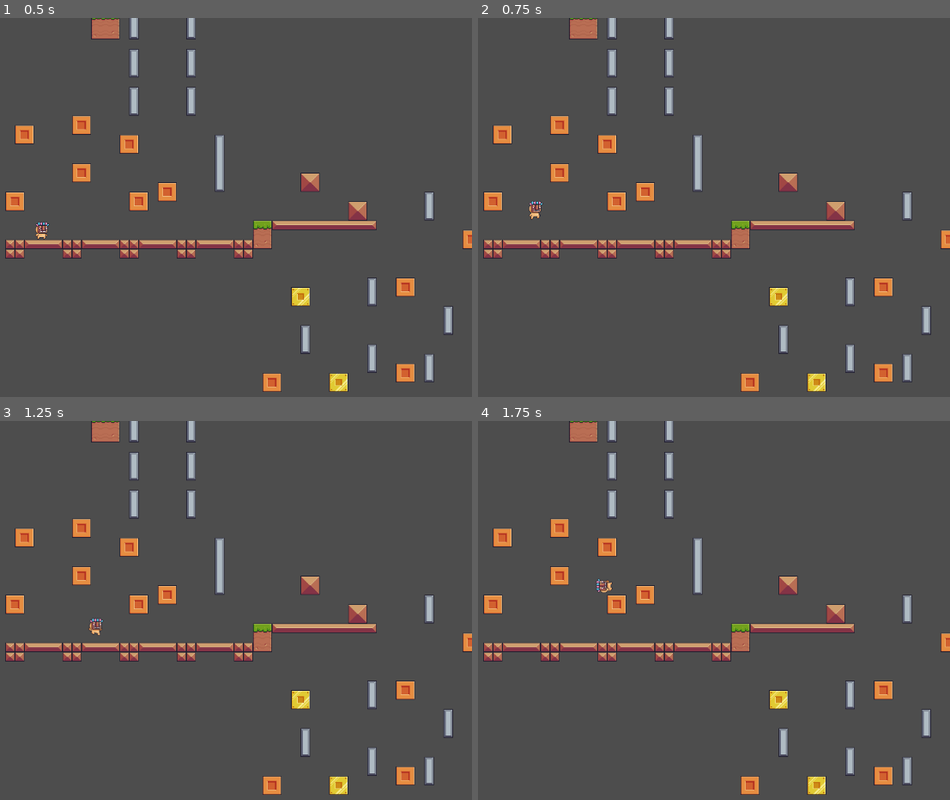
Above: before the commit, frames 1-4 (two rows, left to right).
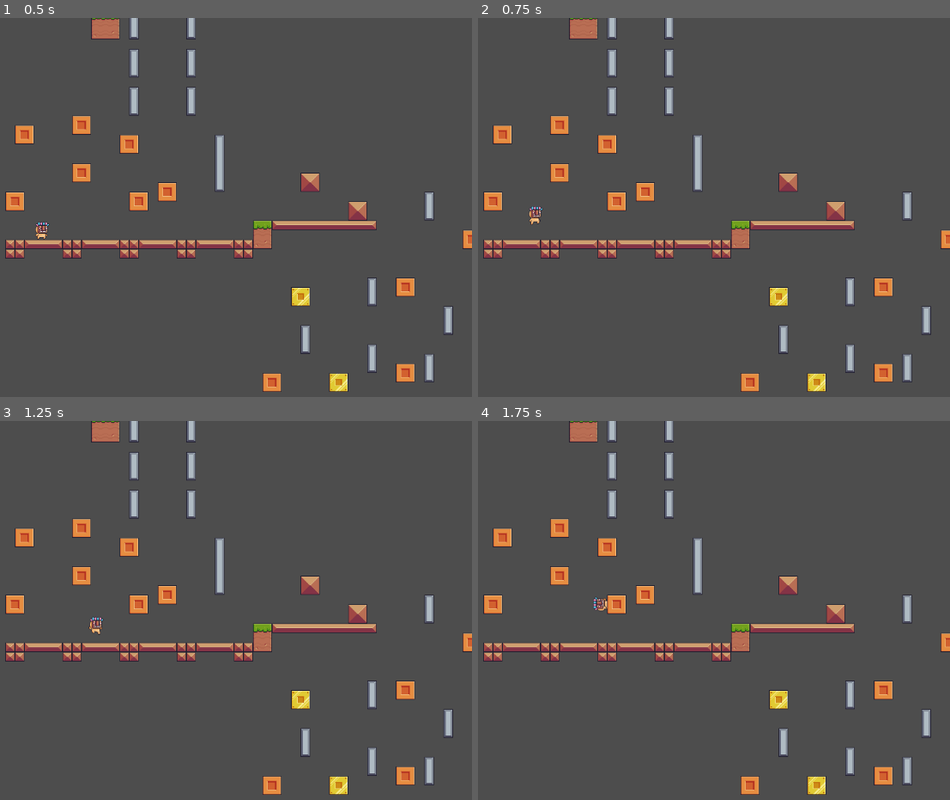
Above: after the commit, the same moments.

Repository: 3jaredsjones3/Super-Serious-Bros
Game: Godot game, scene res://scenes/main/main.tscn
Same seed, same stepped clock (60 frames per second), same inputs: the game is played once before the commit and once after it.
Inputs:
- Up to frame 1 (0.5 s): no input
- Up to frame 2 (0.75 s): tap Enter at 0.5 s; hold Right (move_right) from 0.53 s (still down); tap Up (jump) at 0.6 s
- Up to frame 3 (1.25 s): keep holding Right (move_right); tap Up (jump) at 0.77, 1.07 s
- Up to frame 4 (1.75 s): keep holding Right (move_right); tap Up (jump) at 1.35, 1.52 s

Frame 1 is identical in both runs. In frame 2, 0.1% of the frame differs, in the area x 10-14%, y 48-55%; in frame 3, less than 0.1%; in frame 4, 0.2%, in the area x 24-29%, y 41-51%.

Commit message:
Updated player.gd to add jump cuts
Added jump cuts to player script per Lilly's advice!

Diff:
--- a/super-serious-bros/scenes/player/player.gd
+++ b/super-serious-bros/scenes/player/player.gd
@@ -7,6 +7,7 @@
 @export var fast_fall_multiplier: float = 1.8
 @export var jump_velocity: float = -300.0
 @export var double_jump_velocity: float = -280.0 #Jump slightly slower on the second upwards jump
+@export var jump_cut_multiplier: float = 0.45
 
 var can_double_jump: bool = false
 
@@ -22,6 +23,7 @@
 
 	apply_gravity(delta)
 	handle_jump()
+	handle_jump_cut()
 	move_and_slide()
 
 	update_after_move()
@@ -61,9 +63,16 @@
 	can_double_jump = false
 	play_anim("double_jump")
 
+
+func handle_jump_cut() -> void:
+	if Input.is_action_just_released("jump") and velocity.y < 0.0:
+		velocity.y *= jump_cut_multiplier
+
+
 func update_after_move() -> void:
 	if is_on_floor():
 		can_double_jump = true
+
 
 func update_animation() -> void:
 	if sprite.animation == "double_jump" and sprite.is_playing():
